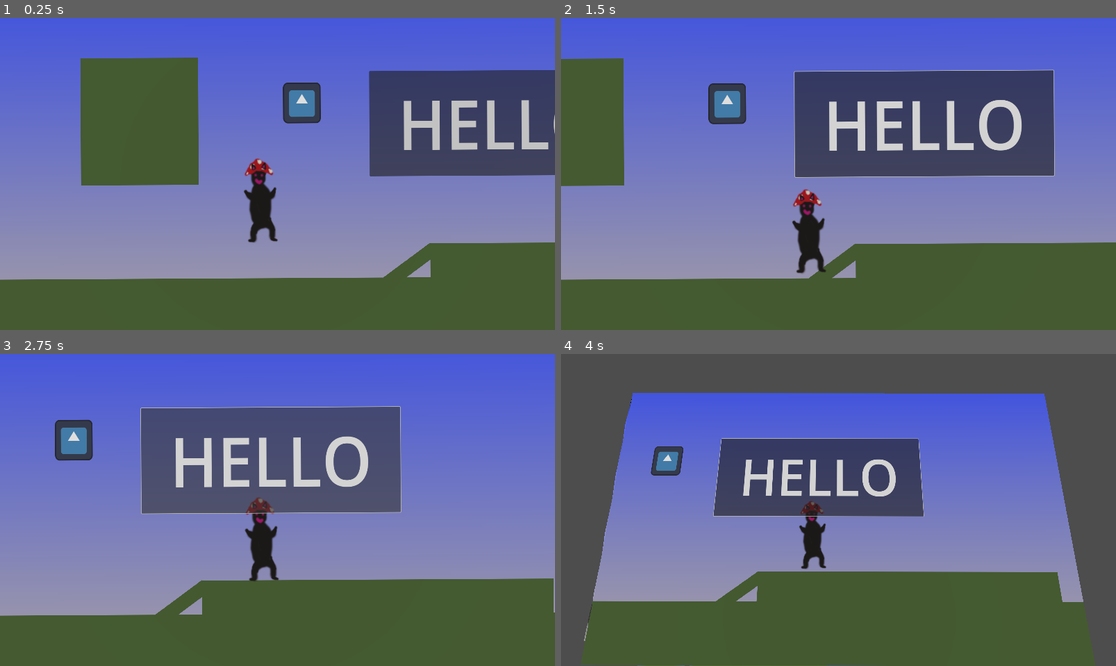
Above: before the commit, frames 1-4 (two rows, left to right).
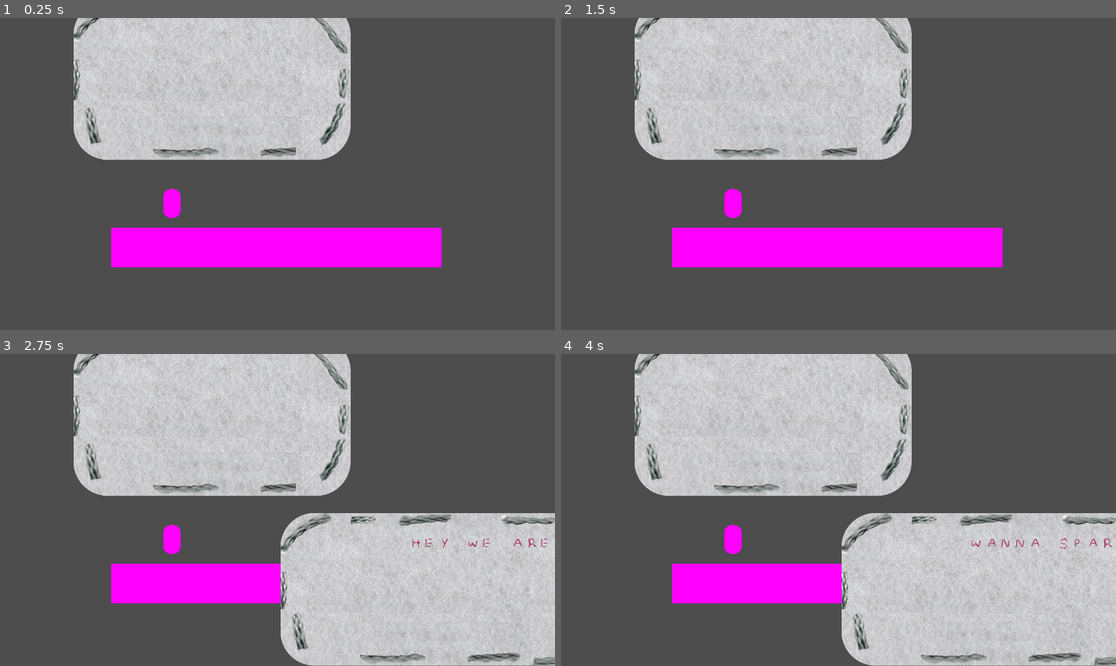
Above: after the commit, the same moments.

Repository: TaniyaPeters/Wholesome-Game-Jam-2024
Game: Godot game, scene res://text-box/test-text.tscn
Two runs of this game, one before a commit and one after it. Both use one fixed random seed, a clock stepped at 60 frames per second and the inputs below. Before the commit the project starts from res://game/game.tscn. The engine's default icon, where the game draws it, is replaced by a stand-in: a white triangle on a blue panel in a dark square.
Inputs (mouse positions are in pixels of both pictures, inside the frame that each line leads up to):
- Up to frame 1 (0.25 s): no input
- Up to frame 2 (1.5 s): move the mouse to (960, 158) at 0.52 s; press the mouse at (960, 158) at 0.53 s; hold D (move_right) 0.53-1.25 s; tap Space (jump) at 0.77 s; release the mouse at (960, 158) at 1.25 s; drag from (727, 189) to (810, 236) at 1.27 s
- Up to frame 3 (2.75 s): tap Enter at 2 s; move the mouse to (333, 441) at 2.02 s; hold D (move_right) from 2.03 s (still down); hold E (interact) from 2.03 s (still down)
- Up to frame 4 (4 s): release D (move_right) at 2.75 s; release E (interact) at 2.75 s; drag from (810, 572) to (672, 463) at 2.77 s; tap Space (jump) at 3.5, 3.77 s; move the mouse to (1005, 556) at 3.52 s; hold A (move_left) from 3.53 s (still down); hold Tab (change_view) from 3.53 s (still down)

The runs differ from the first frame. In frame 1, 91% of the frame differs, in the area x 0-100%, y 0-100%; in frame 2, 91%; in frame 3, 98%; in frame 4, 79%.

Commit message:
Got some dialog started

Diff:
--- a/project.godot
+++ b/project.godot
@@ -11,23 +11,18 @@
 [application]
 
 config/name="Wholesome-Game-Jam-2024/"
-run/main_scene="res://game/game.tscn"
+run/main_scene="res://text-box/test-text.tscn"
 config/features=PackedStringArray("4.3", "Forward Plus")
 config/icon="res://icon.svg"
 
 [autoload]
 
-GameManager="*res://game/game_manager.tscn"
 DialogueManager="*res://text-box/DialogueManager.gd"
 
 [display]
 
 window/size/viewport_width=1920
 window/size/viewport_height=1080
-
-[global_group]
-
-Games="Both 3D and 2D games"
 
 [input]
 
@@ -76,4 +71,3 @@
 [physics]
 
 2d/default_gravity=1960.0
-2d/size/viewport_width=1920
--- a/text-box/DialogueManager.gd
+++ b/text-box/DialogueManager.gd
@@ -1,6 +1,6 @@
 extends Node
 
-@onready var text_box_scene = preload("res://text-box/text-box-template.tscn")
+@onready var text_box_scene = preload("res://text-box/text_box.tscn")
 
 var dialog_lines: Array[String]=[]
 var current_line_index = 0
@@ -31,7 +31,6 @@
 	can_advance_line = false
 
 func _on_text_box_finished_displaying():
-	print('here')
 	can_advance_line = true
 
 func _unhandled_input(event):
--- a/text-box/margin_container.gd
+++ b/text-box/margin_container.gd
@@ -1,7 +1,7 @@
 extends MarginContainer
 
-@onready var label = $Panel/MarginContainer/Panel/RichTextLabel
-@onready var timer = $LetterTimer
+@onready var label = $Panel2/RichTextLabel
+@onready var timer = $Timer
 
 const MAX_WIDTH =256
 
@@ -15,22 +15,17 @@
 signal finished_displaying()
 
 func display_text(text_to_display:String):
-	print('hi')
 	text = text_to_display
 	label.text = text_to_display
-	print('there')
 	label.text = ""
-
 	_display_letter()
 
 func _display_letter():
-	label.text = text[letter_index]
+	label.text = text + text[letter_index]
 	letter_index += 1
-	print('here')
 	if letter_index >= text.length():
 		finished_displaying.emit()
 		return
-
 	match text[letter_index]:
 		"!", "?":
 			timer.start(punctuation_time)
@@ -40,15 +35,6 @@
 			timer.start(letter_time)
 
 
-# Called when the node enters the scene tree for the first time.
-func _ready() -> void:
-	pass # Replace with function body.
 
-
-# Called every frame. 'delta' is the elapsed time since the previous frame.
-func _process(delta: float) -> void:
-	pass
-
-
-func _on_letter_timer_timeout() -> void:
+func _on_timer_timeout() -> void:
 	_display_letter()
--- a/text-box/test-text.tscn
+++ b/text-box/test-text.tscn
@@ -1,6 +1,7 @@
-[gd_scene load_steps=7 format=3 uid="uid://dq8nt800hw2hv"]
+[gd_scene load_steps=8 format=3 uid="uid://dq8nt800hw2hv"]
 
 [ext_resource type="Script" path="res://text-box/test_lines.gd" id="1_ibf7s"]
+[ext_resource type="PackedScene" uid="uid://cxyhwfh3tfb2a" path="res://text-box/text_box.tscn" id="2_to8sr"]
 
 [sub_resource type="CapsuleShape2D" id="CapsuleShape2D_clrlq"]
 radius = 30.0
@@ -17,8 +18,6 @@
 [node name="Test-text" type="Node2D"]
 
 [node name="Camera2D" type="Camera2D" parent="."]
-
-[node name="DirectionalLight2D" type="DirectionalLight2D" parent="."]
 
 [node name="CharacterBody2D" type="CharacterBody2D" parent="."]
 position = Vector2(-364, 96)
@@ -41,3 +40,12 @@
 scale = Vector2(1143, 137.25)
 mesh = SubResource("BoxMesh_ss2ns")
 texture = SubResource("Texture2DRD_e83li")
+
+[node name="TextBox" parent="." instance=ExtResource("2_to8sr")]
+anchors_preset = 0
+anchor_right = 0.0
+offset_left = -706.0
+offset_top = -600.0
+offset_right = 253.0
+offset_bottom = -49.0
+grow_horizontal = 1
--- a/text-box/text-box-template.tscn
+++ /dev/null
@@ -1,79 +0,0 @@
-[gd_scene load_steps=7 format=3 uid="uid://cu7c2oto10pco"]
-
-[ext_resource type="Script" path="res://text-box/margin_container.gd" id="1_uiy3u"]
-[ext_resource type="Texture2D" uid="uid://bdse352eq21xt" path="res://text-box/Rounded White Felt Texture.png" id="2_pqhuk"]
-[ext_resource type="Texture2D" uid="uid://1750xhyr8x8s" path="res://text-box/Text Box Border.png" id="3_gnr7f"]
-[ext_resource type="FontFile" uid="uid://dippmgo683fq8" path="res://text-box/Stitched Letters.png" id="4_he7cc"]
-
-[sub_resource type="StyleBoxTexture" id="StyleBoxTexture_cedwy"]
-texture = ExtResource("2_pqhuk")
-texture_margin_left = 160.538
-texture_margin_top = 155.897
-texture_margin_right = 89.4476
-texture_margin_bottom = 154.126
-axis_stretch_horizontal = 1
-axis_stretch_vertical = 1
-region_rect = Rect2(-5.19733, 0.210205, 1054.2, 499.79)
-
-[sub_resource type="StyleBoxTexture" id="StyleBoxTexture_lhn2s"]
-texture = ExtResource("3_gnr7f")
-texture_margin_left = 203.631
-texture_margin_top = 209.527
-texture_margin_right = 163.543
-texture_margin_bottom = 248.904
-axis_stretch_horizontal = 1
-axis_stretch_vertical = 1
-
-[node name="MarginContainer" type="MarginContainer"]
-anchors_preset = -1
-anchor_left = -1.026
-anchor_bottom = 0.402
-offset_left = -28.08
-offset_bottom = -0.160004
-script = ExtResource("1_uiy3u")
-
-[node name="Panel" type="Panel" parent="."]
-layout_mode = 2
-theme_override_styles/panel = SubResource("StyleBoxTexture_cedwy")
-
-[node name="MarginContainer" type="MarginContainer" parent="Panel"]
-layout_mode = 1
-anchors_preset = -1
-anchor_left = 0.022
-anchor_top = 0.5
-anchor_right = 0.968
-anchor_bottom = 0.5
-offset_left = 0.759998
-offset_top = -184.5
-offset_right = -0.560059
-offset_bottom = 196.5
-grow_horizontal = 2
-grow_vertical = 2
-
-[node name="Panel" type="Panel" parent="Panel/MarginContainer"]
-layout_mode = 2
-theme_override_styles/panel = SubResource("StyleBoxTexture_lhn2s")
-
-[node name="RichTextLabel" type="RichTextLabel" parent="Panel/MarginContainer/Panel"]
-layout_mode = 1
-anchors_preset = 8
-anchor_left = 0.5
-anchor_top = 0.5
-anchor_right = 0.5
-anchor_bottom = 0.5
-offset_left = -720.5
-offset_top = -91.5
-offset_right = 800.5
-offset_bottom = 99.5
-grow_horizontal = 2
-grow_vertical = 2
-theme_override_colors/default_color = Color(1.05888e-06, 0.635209, 0.722861, 1)
-theme_override_fonts/normal_font = ExtResource("4_he7cc")
-theme_override_font_sizes/normal_font_size = 100
-text = "HELLO MY NAME IS TANIYA"
-fit_content = true
-
-[node name="LetterTimer" type="Timer" parent="."]
-one_shot = true
-
-[connection signal="timeout" from="LetterTimer" to="." method="_on_letter_timer_timeout"]
--- /dev/null
+++ b/text-box/text_box.tscn
@@ -0,0 +1,71 @@
+[gd_scene load_steps=7 format=3 uid="uid://cxyhwfh3tfb2a"]
+
+[ext_resource type="Texture2D" uid="uid://bdse352eq21xt" path="res://text-box/Rounded White Felt Texture.png" id="1_6w3fy"]
+[ext_resource type="Script" path="res://text-box/margin_container.gd" id="1_rhrpo"]
+[ext_resource type="Texture2D" uid="uid://1750xhyr8x8s" path="res://text-box/Text Box Border.png" id="2_xo6b2"]
+[ext_resource type="FontFile" uid="uid://dippmgo683fq8" path="res://text-box/Stitched Letters.png" id="3_2vrng"]
+
+[sub_resource type="StyleBoxTexture" id="StyleBoxTexture_b083p"]
+texture = ExtResource("1_6w3fy")
+texture_margin_left = 140.839
+texture_margin_top = 151.468
+texture_margin_right = 170.07
+texture_margin_bottom = 151.468
+axis_stretch_horizontal = 1
+axis_stretch_vertical = 1
+region_rect = Rect2(0, 0, 1049, 500)
+
+[sub_resource type="StyleBoxTexture" id="StyleBoxTexture_k87oc"]
+texture = ExtResource("2_xo6b2")
+texture_margin_left = 211.621
+texture_margin_top = 183.598
+texture_margin_right = 188.671
+texture_margin_bottom = 195.435
+axis_stretch_horizontal = 1
+axis_stretch_vertical = 1
+region_rect = Rect2(7, 6, 1233, 774.405)
+
+[node name="TextBox" type="MarginContainer"]
+anchors_preset = 10
+anchor_right = 1.0
+offset_bottom = 529.0
+grow_horizontal = 2
+script = ExtResource("1_rhrpo")
+
+[node name="Panel" type="Panel" parent="."]
+layout_mode = 2
+theme_override_styles/panel = SubResource("StyleBoxTexture_b083p")
+
+[node name="Panel2" type="Panel" parent="."]
+layout_mode = 2
+theme_override_styles/panel = SubResource("StyleBoxTexture_k87oc")
+
+[node name="RichTextLabel" type="RichTextLabel" parent="Panel2"]
+layout_mode = 1
+anchors_preset = -1
+anchor_left = 0.230729
+anchor_top = 0.151229
+anchor_right = 0.8875
+anchor_bottom = 0.807183
+offset_right = 6.10352e-05
+grow_horizontal = 2
+grow_vertical = 2
+theme_override_colors/default_color = Color(0.79314, 0.0573685, 0.504535, 1)
+theme_override_fonts/normal_font = ExtResource("3_2vrng")
+theme_override_font_sizes/normal_font_size = 50
+metadata/_edit_use_anchors_ = true
+
+[node name="Sprite" type="RichTextLabel" parent="Panel2"]
+layout_mode = 1
+anchors_preset = -1
+anchor_left = 0.0635417
+anchor_top = 0.143667
+anchor_right = 0.180208
+anchor_bottom = 0.869565
+grow_vertical = 2
+metadata/_edit_use_anchors_ = true
+
+[node name="Timer" type="Timer" parent="."]
+one_shot = true
+
+[connection signal="timeout" from="Timer" to="." method="_on_timer_timeout"]
Binary file added: resources/Cat No Stitch.png
Binary file added: resources/Cat Stitch.png
Binary file removed: text-box/Text Box.png
Not shown, removed: text-box/Text Box.png.import
Binary file removed: text-box/temp-texturepng.png
Not shown, removed: text-box/temp-texturepng.png.import
Binary file removed: text-box/text.png
Not shown, removed: text-box/text.png.import
